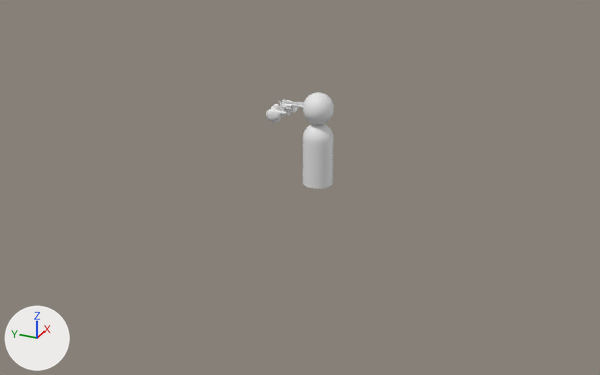
Renders of the Blender file Models/Revolver.blend from each side of a commit.
Both versions are drawn from a 50 mm lens placed at (-158.8, -74.2, 60.2), pointed at (-11.0, -7.7, -13.7). Every picture has the same lights, and +X, +Y and +Z are marked at lower left.

The first picture shows 'CharacterBase'.
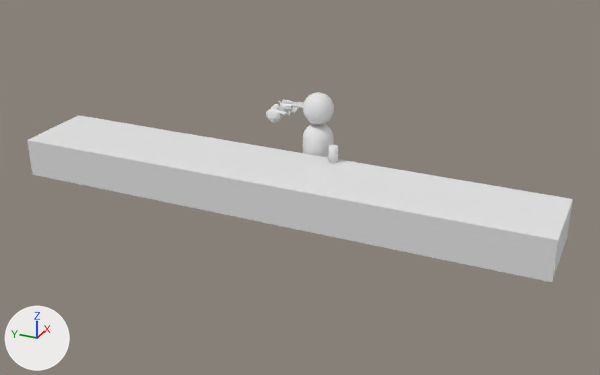
What changed in the scene script:
```text
Add me_beer:
    me_beer.from_pydata(...)  # a 16-sided cylinder along z spanning x -1.0..1.0, y -1.0..1.0, z 0.0..3.54
    for i in [*range(0, 16)]: me_beer.polygons[i].use_smooth = True
Add me_cube:
    me_cube.from_pydata(...)  # a box spanning x -22.3..-3.8, y -59.0..59.0, z -18.0..-9.4
Add ob_beer:
    ob_beer = bpy.data.objects.new('Beer', me_beer)
    ob_beer.location = (-5.5, -13.0, -8.9)
Add ob_cube:
    ob_cube = bpy.data.objects.new('Cube', me_cube)
    ob_cube.location = (0.0, -3.5, 0.5)
```

Boxes [x1, y1, x2, y2] around the edits, measured in the pictures (600 x 375 px):
'Cube', added: after [27, 115, 573, 282]
'Beer', added: after [328, 145, 338, 164]
